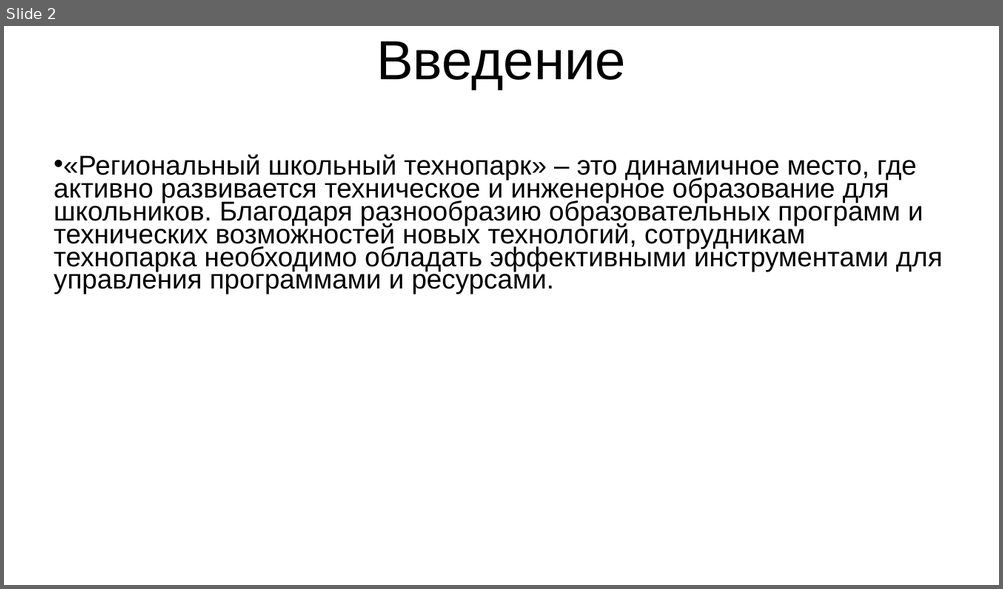
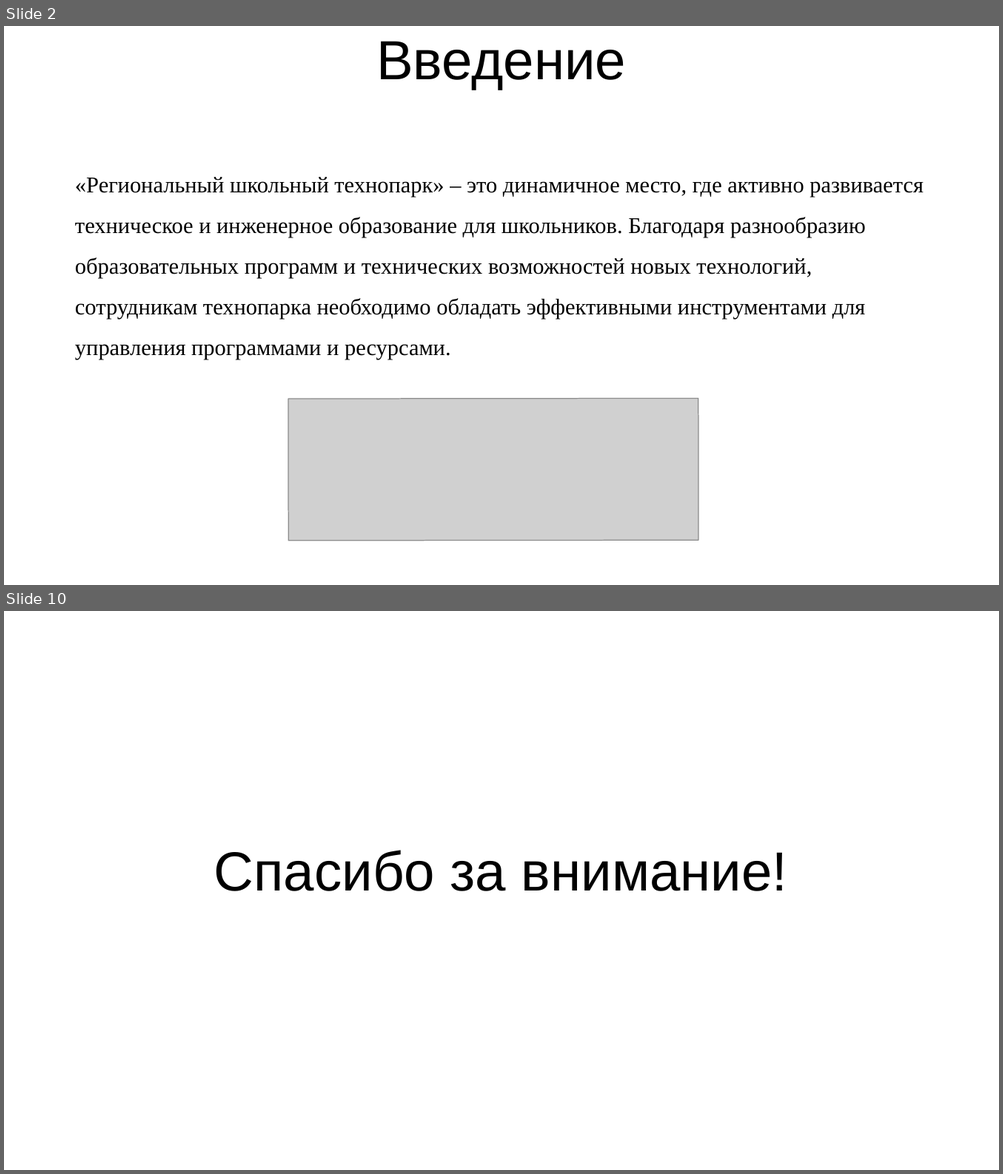
Before and after one commit to RAdKuzur/ASTU, a slide deck: Дипломная работа/Презентация диплома.pptx. Shown one above the other, each under a label of ours: slide 2 before the commit, slides 2 and 10 after it; the slides between them are not shown. The pictures are 1003x589 and 1003x1174 pixels, drawn with LibreOffice and Linux fonts; fonts in the diff are those of the drawing; grey boxes stand for pictures. Boxes give left, top, right and bottom in pixels: in the first picture for what was removed or moved away, otherwise in the second. Text is boxed around its words. In the diff, an @@ line names an element or a change of style, - is before the commit and + after.

```diff
--- a/Дипломная работа/Презентация диплома.pptx
+++ b/Дипломная работа/Презентация диплома.pptx
@@ slide 10 added at <box>4,611,999,1170</box>, background #FFFFFF @@
@@ title added at <box>214,850,788,891</box>, 44 pt, text #000000 @@
+Спасибо за внимание!
@@ slide 2 changed as well @@
@@ text "«Региональный школьный технопарк» – это ...": place and size @@
-text "«Региональный школьный технопарк» – это ..." at <box>54,154,942,295</box>
+text "«Региональный школьный технопарк» – это ..." at <box>75,177,923,360</box>
@@ text "«Региональный школьный технопарк» – это ..." at <box>75,177,923,360</box>: size 21.7 to 18 pt, font Arial to Times New Roman; bullet • to none; line spacing 0.7 to 1.5 @@
@@ picture added at <box>288,398,698,541</box> @@
```
Also in this commit, not shown: 1 other slide changed, 7 other slides added, 5 slides removed, 3 other files.
